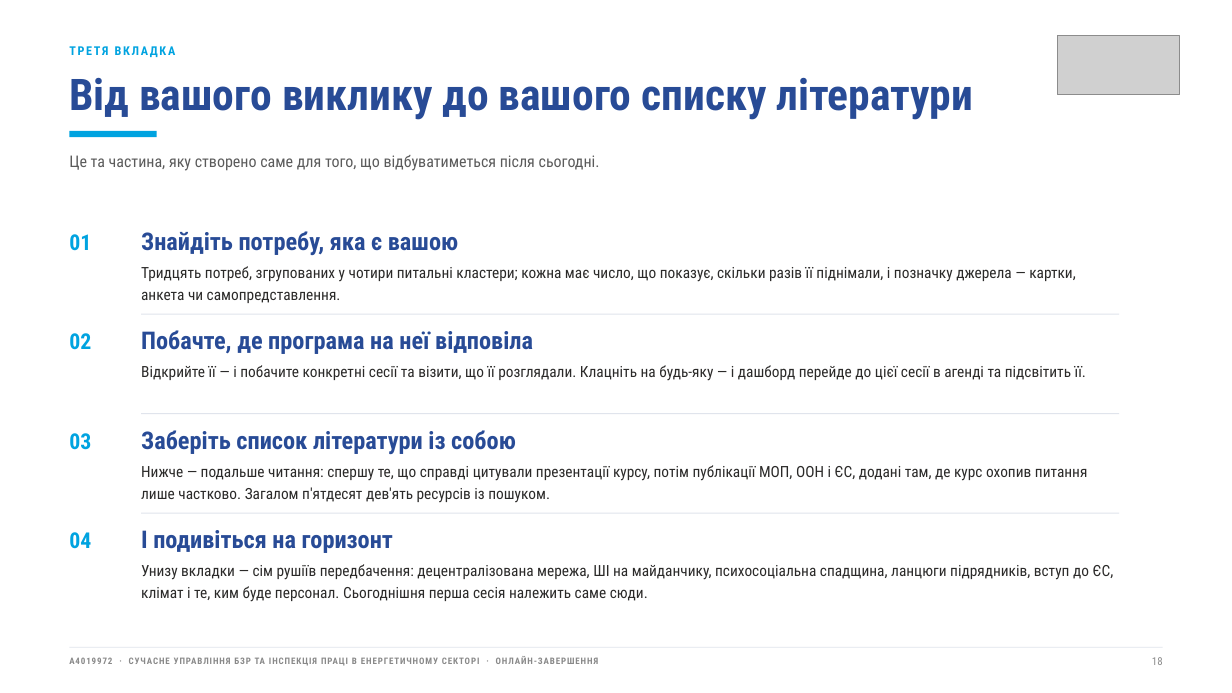
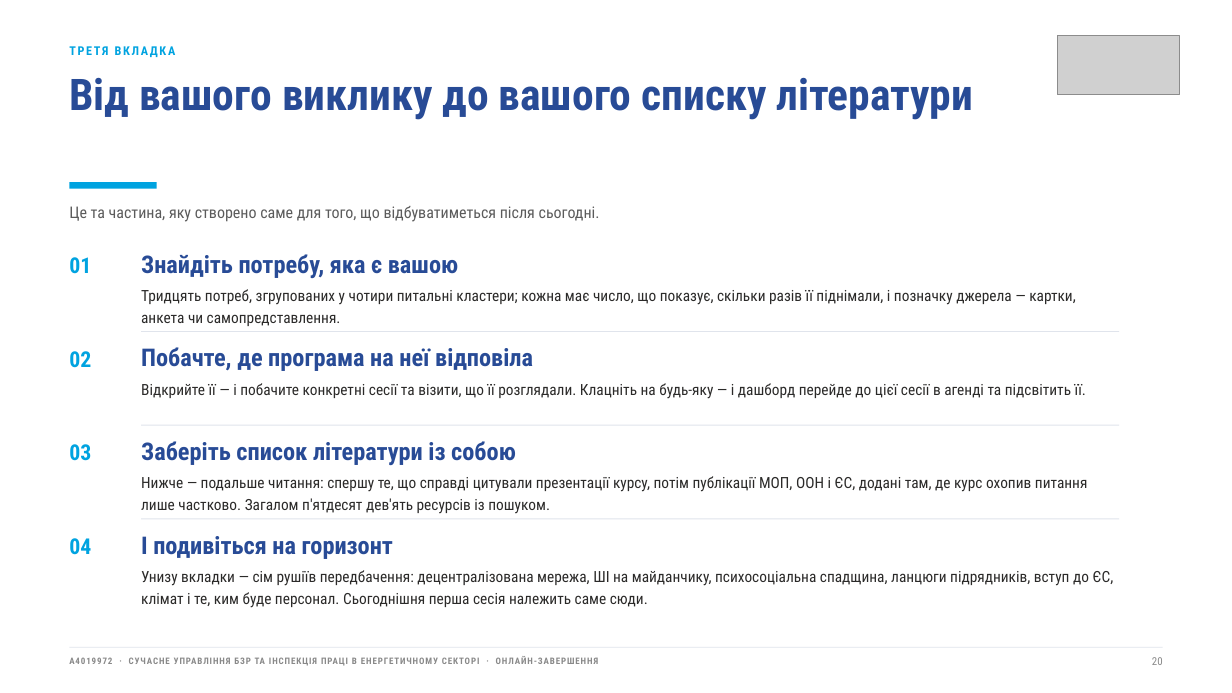
Before and after one commit to olena-vazhynska/Modern-Energy-Sector_Ukraine, a slide deck: slide 20 of assets/decks/A4019972_Closing_Webinar_4Nov2026_UA.pptx (slide 18 before the commit). Drawn at 1232x693 pixels with LibreOffice and Linux fonts; fonts in the diff are those of the drawing; grey boxes stand for pictures. Boxes give left, top, right and bottom in pixels: in the first picture for what was removed or moved away, otherwise in the second. Text is boxed around its words. In the diff, an @@ line names an element or a change of style, - is before the commit and + after.

```diff
--- a/assets/decks/A4019972_Closing_Webinar_4Nov2026_UA.pptx
+++ b/assets/decks/A4019972_Closing_Webinar_4Nov2026_UA.pptx
@@ text "Це та частина, яку створено ...": place and size @@
-text "Це та частина, яку створено ..." at (69, 155, 600, 171)
+text "Це та частина, яку створено ..." at (69, 206, 600, 222)
@@ rectangle: place and size @@
-rectangle at (69, 131, 156, 138)
+rectangle at (69, 182, 156, 189)
@@ 3 texts: place and size @@
-3 texts at (69, 231, 1076, 303)
+3 texts at (69, 254, 1076, 326)
@@ text "02": place and size @@
-text "02" at (69, 333, 91, 350)
+text "02" at (69, 351, 91, 368)
@@ text "Побачте, де програма на неї ...": place and size @@
-text "Побачте, де програма на неї ..." at (141, 330, 533, 354)
+text "Побачте, де програма на неї ..." at (141, 347, 533, 371)
@@ rectangle: place and size @@
-rectangle at (141, 314, 1119, 315)
+rectangle at (141, 331, 1119, 332)
@@ text "Відкрийте її — і побачите ...": place and size @@
-text "Відкрийте її — і побачите ..." at (141, 365, 1086, 381)
+text "Відкрийте її — і побачите ..." at (141, 383, 1086, 399)
@@ 3 texts, 1 rectangle: place and size @@
-3 texts, 1 rectangle at (69, 413, 1119, 503)
+3 texts, 1 rectangle at (69, 425, 1119, 514)
@@ 3 texts, 1 rectangle: place and size @@
-3 texts, 1 rectangle at (69, 513, 1119, 602)
+3 texts, 1 rectangle at (69, 518, 1119, 608)
@@ text at (1152, 657, 1163, 665): text changed @@
-18
+20
```
Also in this commit, not shown: 7 other slides changed, 2 slides added, 5 other files.
